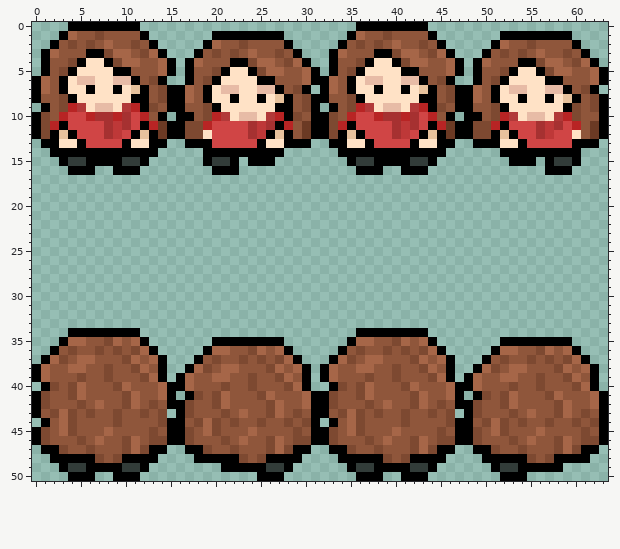
File history of a pixel-art sprite, cozy_winter_jam_2025/resources/entity/player.png. Above: the version before the commit.
The file is 64x51 pixels.
After:
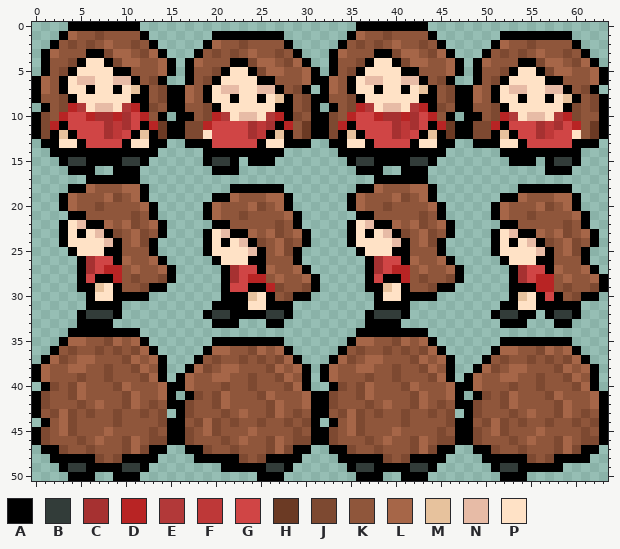
Palette (. is transparent): A #000000  B #323c39  C #a63131  D #b82424  E #b23939  F #be3838  G #d04545  H #6b3a24  J #7d4931  K #8f563b  L #a66648  M #e7c29d  N #e7bba6  P #ffe2c6
From old to new:
{"y":17,"x":6,"old":"......","new":"AAAAAA"}
{"y":17,"x":38,"old":"......","new":"AAAAAA"}
{"y":18,"x":4,"old":".........","new":"AALKKKLLA"}
{"y":18,"x":22,"old":"......","new":"AAAAAA"}
{"y":18,"x":36,"old":".........","new":"AALKKKLLA"}
{"y":18,"x":54,"old":"......","new":"AAAAAA"}
{"y":19,"x":3,"old":"..........","new":"ALKKKLJKLA"}
{"y":19,"x":20,"old":".........","new":"AALKKKLLA"}
{"y":19,"x":35,"old":"..........","new":"ALKKKLJKLA"}
{"y":19,"x":52,"old":".........","new":"AALKKKLLA"}
{"y":20,"x":3,"old":"...........","new":"ALKKJKKKKLA"}
{"y":20,"x":19,"old":"..........","new":"ALKKKLJKLA"}
{"y":20,"x":35,"old":"...........","new":"ALKKJKKKKLA"}
{"y":20,"x":51,"old":"..........","new":"ALKKKLJKLA"}
{"y":21,"x":4,"old":"..........","new":"AAKKKKKJKA"}
{"y":21,"x":19,"old":"...........","new":"ALKKJKKKKLA"}
{"y":21,"x":36,"old":"..........","new":"AAKKKKKJKA"}
{"y":21,"x":51,"old":"...........","new":"ALKKJKKKKLA"}
{"y":22,"x":3,"old":"............","new":"APNAALKLJKLA"}
{"y":22,"x":20,"old":"..........","new":"AAKKKKKJKA"}
{"y":22,"x":35,"old":"............","new":"APNAALKLJKLA"}
{"y":22,"x":52,"old":"..........","new":"AAKKKKKJKA"}
{"y":23,"x":3,"old":"............","new":"APAPNAJKLJKA"}
{"y":23,"x":19,"old":"............","new":"APNAALKLJKLA"}
{"y":23,"x":35,"old":"............","new":"APAPNAJKLJKA"}
{"y":23,"x":51,"old":"............","new":"APNAALKLJKLA"}
{"y":24,"x":3,"old":"...........","new":"APPPPNAKLJA"}
{"y":24,"x":19,"old":"............","new":"APAPNAJKLJKA"}
{"y":24,"x":35,"old":"...........","new":"APPPPNAKLJA"}
{"y":24,"x":51,"old":"............","new":"APAPNAJKLJKA"}
{"y":25,"x":4,"old":"..........","new":"APPPAAKKKA"}
{"y":25,"x":19,"old":"...........","new":"APPPPNAKLJA"}
{"y":25,"x":36,"old":"..........","new":"APPPAAKKKA"}
{"y":25,"x":51,"old":"...........","new":"APPPPNAKLJA"}
{"y":26,"x":5,"old":"..........","new":"ACGGALKKLA"}
{"y":26,"x":20,"old":"..........","new":"APPPAAKKKA"}
{"y":26,"x":37,"old":"..........","new":"ACGGALKKLA"}
{"y":26,"x":52,"old":"..........","new":"APPPAAKKKA"}
{"y":27,"x":5,"old":"...........","new":"ACGDDKLKKLA"}
{"y":27,"x":21,"old":"..........","new":"ACGGALKKLA"}
{"y":27,"x":37,"old":"...........","new":"ACGDDKLKKLA"}
{"y":27,"x":53,"old":"..........","new":"ACGGALKKLA"}
{"y":28,"x":5,"old":"...........","new":"AGAADKJKKJA"}
{"y":28,"x":21,"old":"...........","new":"ACGDDKLKKLA"}
{"y":28,"x":37,"old":"...........","new":"AGAADKJKKJA"}
{"y":28,"x":53,"old":"...........","new":"ACGDDKLKKLA"}
{"y":29,"x":5,"old":"..........","new":"AAMPAKKJAA"}
{"y":29,"x":21,"old":"...........","new":"AGGAADJKKJA"}
{"y":29,"x":37,"old":"..........","new":"AAMPAKKJAA"}
{"y":29,"x":53,"old":"...........","new":"AAADDKJKKJA"}
{"y":30,"x":6,"old":".......","new":"APPAAAA"}
{"y":30,"x":21,"old":"..........","new":"AAAMPAKJAA"}
{"y":30,"x":38,"old":".......","new":"APPAAAA"}
{"y":30,"x":53,"old":"..........","new":"AMPAGAKJAA"}
{"y":31,"x":6,"old":"....","new":"AAAA"}
{"y":31,"x":20,"old":".........","new":"AAAAPPAAA"}
{"y":31,"x":38,"old":"....","new":"AAAA"}
{"y":31,"x":52,"old":".........","new":"AAPPAAAAA"}
{"y":32,"x":5,"old":".....","new":"ABBBA"}
{"y":32,"x":19,"old":"..........","new":"ABBAAAABBA"}
{"y":32,"x":37,"old":".....","new":"ABBBA"}
{"y":32,"x":51,"old":".....","new":"ABBAA"}
{"y":32,"x":57,"old":"....","new":"ABBA"}
{"y":33,"x":5,"old":"....","new":"AAAA"}
{"y":33,"x":20,"old":"...","new":"AAA"}
{"y":33,"x":26,"old":"..","new":"AA"}
{"y":33,"x":37,"old":"....","new":"AAAA"}
{"y":33,"x":52,"old":"...","new":"AAA"}
{"y":33,"x":58,"old":"..","new":"AA"}
{"label":"added","picture_box":[59,175,464,328]}
{"label":"added","picture_box":[491,184,608,328]}
